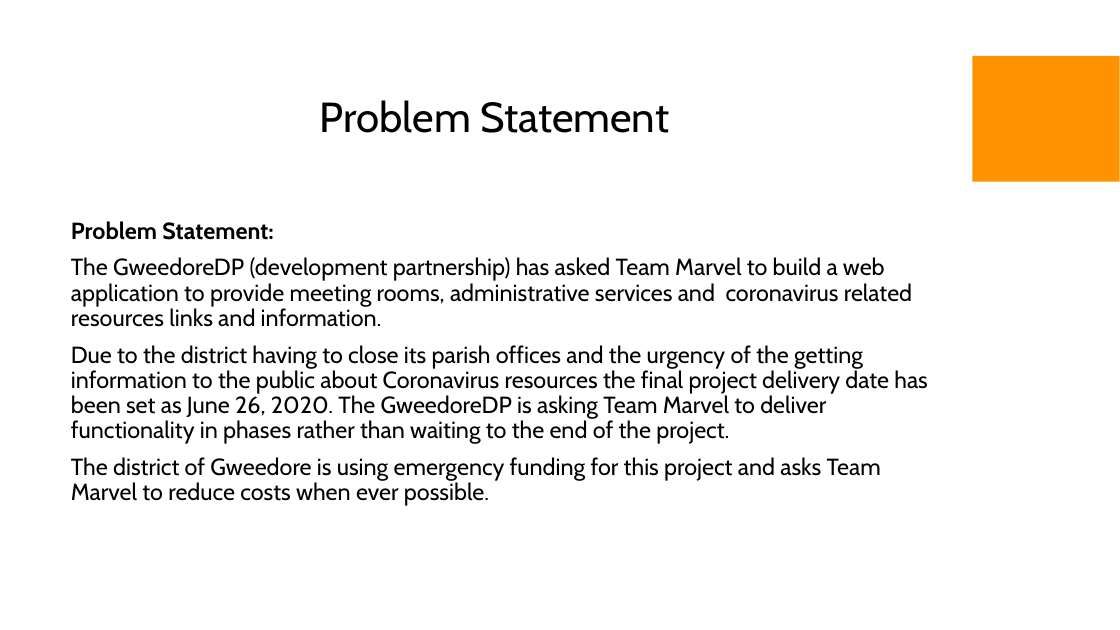
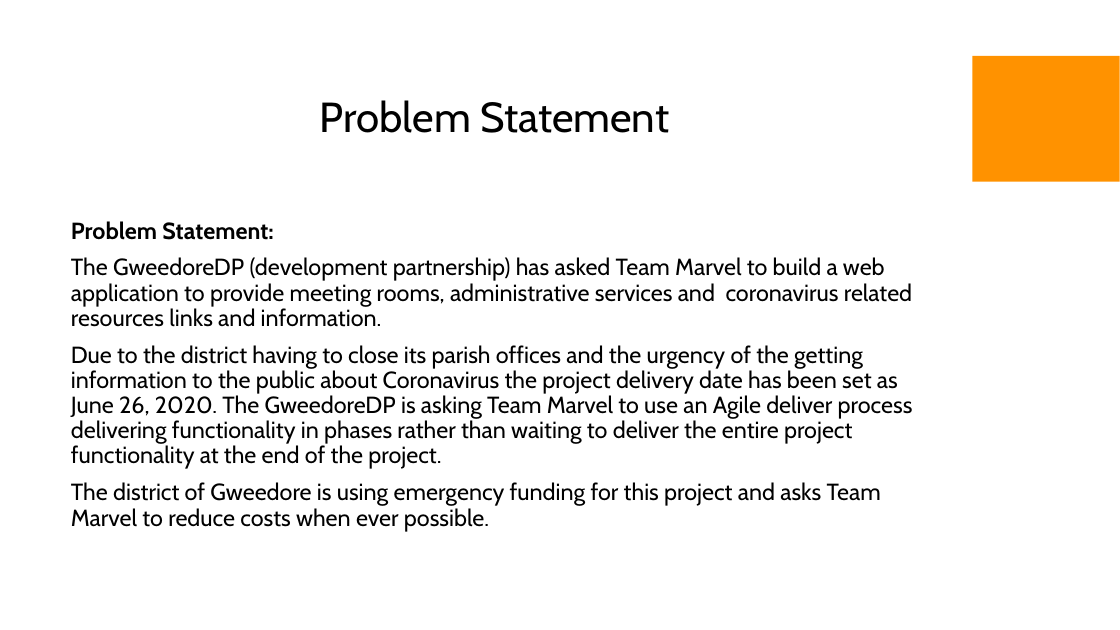
Before and after one commit to rlennon/GweedoreDP, a slide deck: slide 3 of docs/LYIT Shark Tank.pptx. Drawn at 1120x630 pixels with LibreOffice and Linux fonts; fonts in the diff are those of the drawing; background and template pictures are left out. Boxes give left, top, right and bottom in pixels: in the first picture for what was removed or moved away, otherwise in the second. Text is boxed around its words. In the diff, an @@ line names an element or a change of style, - is before the commit and + after.

```diff
--- a/docs/LYIT Shark Tank.pptx
+++ b/docs/LYIT Shark Tank.pptx
@@ text at box(71, 345, 913, 469): text changed @@
-Due to the district having to close its parish offices and the urgency of the getting information to the public about Coronavirus resources the final project delivery date has been set as June 26, 2020. The GweedoreDP is asking Team Marvel to deliver functionality in phases rather than waiting to the end of the project.
+Due to the district having to close its parish offices and the urgency of the getting information to the public about Coronavirus the project delivery date has been set as June 26, 2020. The GweedoreDP is asking Team Marvel to use an Agile deliver process delivering functionality in phases rather than waiting to deliver the entire project functionality at the end of the project.
```
Also in this commit, not shown: 2 other slides changed, 3 slides added, 12 other files.
